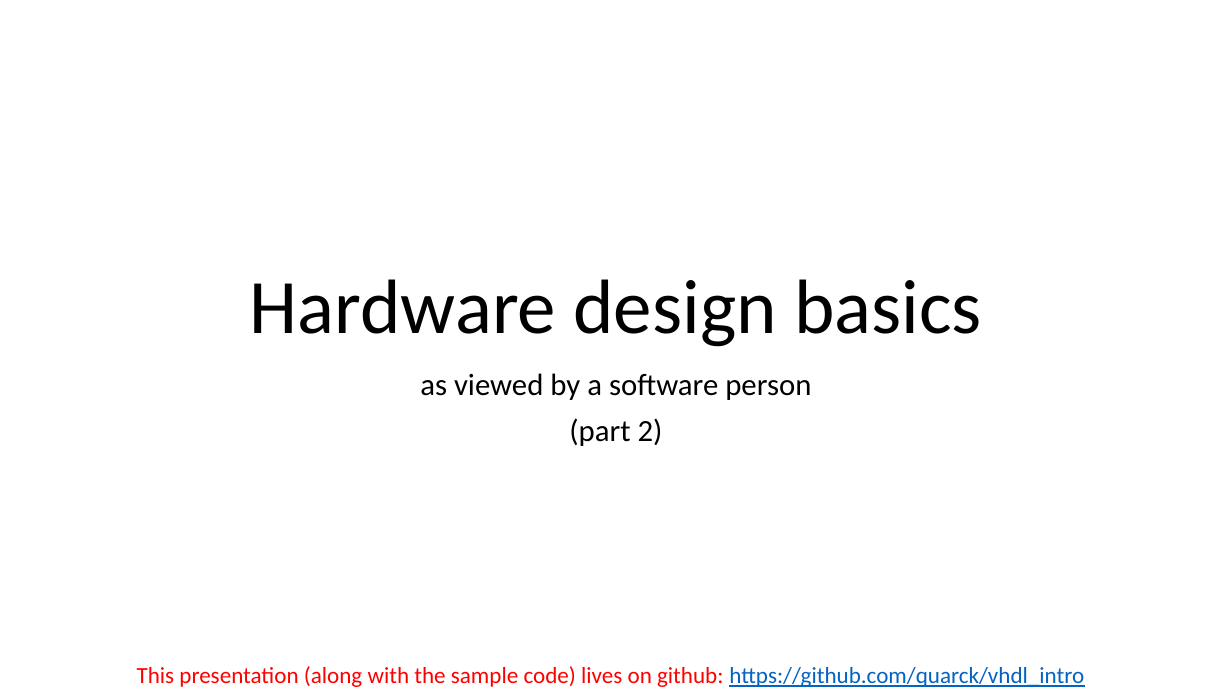
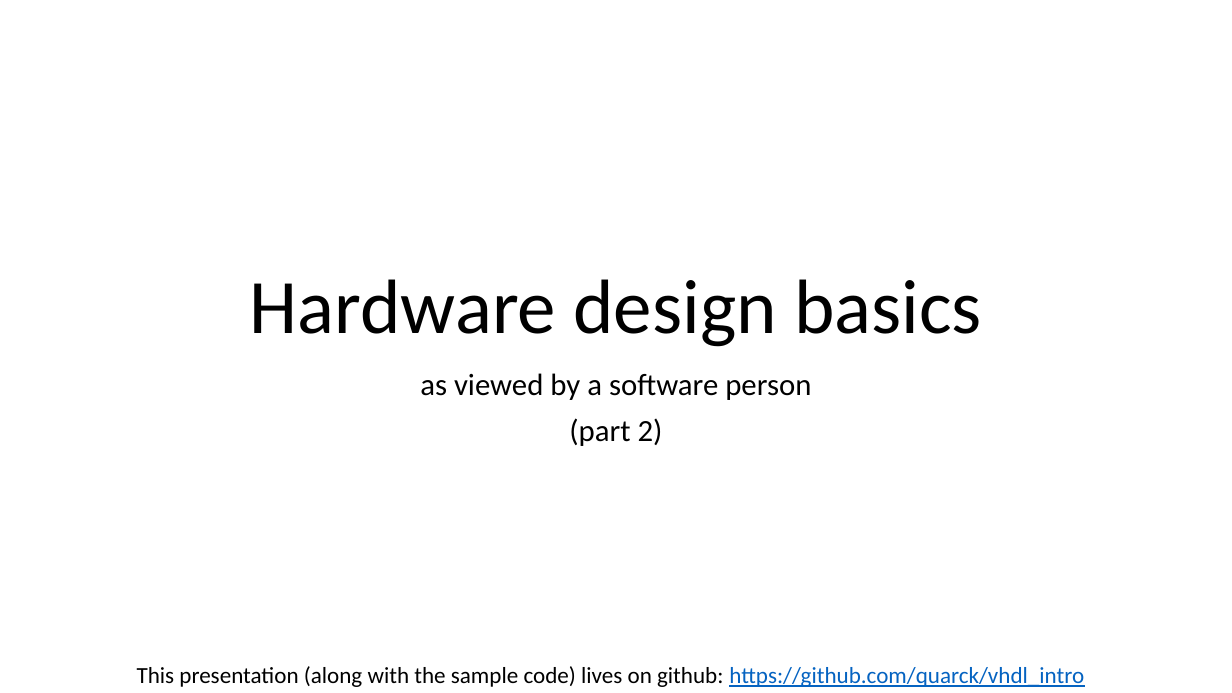
Before and after one commit to quarck/vhdl_intro, a slide deck: slide 1 of part2.pptx. Drawn at 1232x693 pixels with LibreOffice and Linux fonts; fonts in the diff are those of the drawing. Boxes give left, top, right and bottom in pixels: in the first picture for what was removed or moved away, otherwise in the second. Text is boxed around its words. In the diff, an @@ line names an element or a change of style, - is before the commit and + after.

```diff
--- a/part2.pptx
+++ b/part2.pptx
@@ text "This presentation (along with the ..." at (x1=137, y1=666, x2=1084, y2=687): text colour #FF0000 to #000000 in "This presentation (along with the sample code) ..." @@
```
Also in this commit, not shown: 3 other slides changed, 11 slides added, 1 other file.
